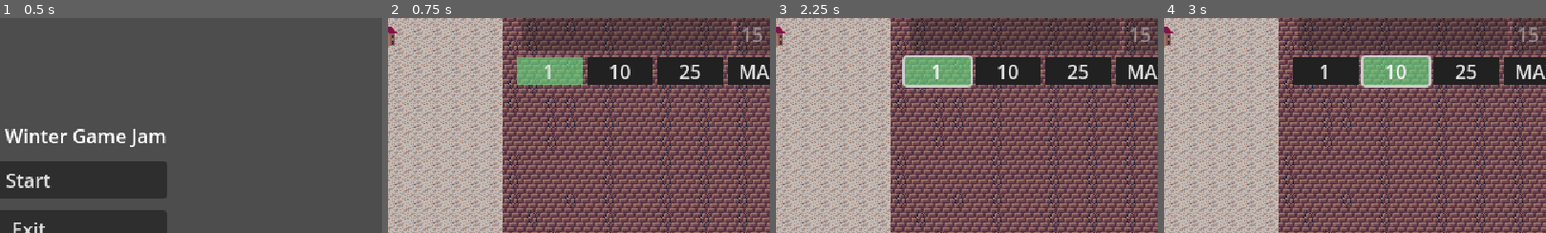
Above: before the commit, frames 1-4 (left to right).
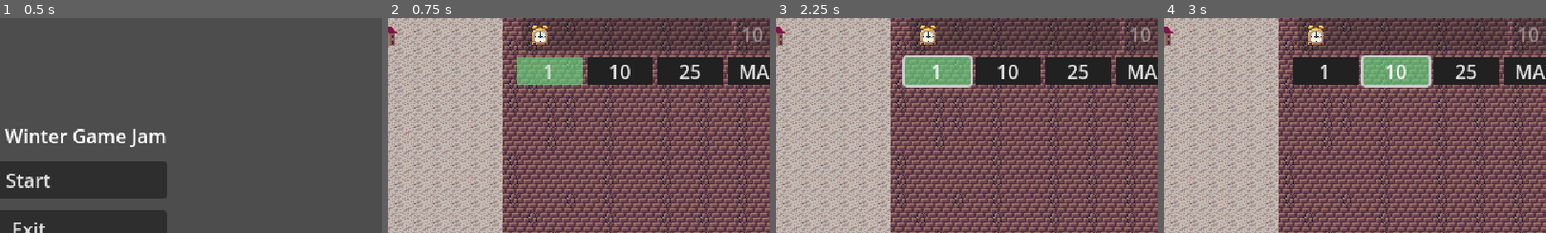
Above: after the commit, the same moments.

Repository: hostdos/WGJ25
Game: Godot game, scene res://scenes/main_menu.tscn
The game is run twice, just before and just after one commit, with the same random seed, the same clock (stepped at 60 frames per second) and the same inputs.
Inputs:
- Up to frame 1 (0.5 s): no input
- Up to frame 2 (0.75 s): click "Start" at 0.5 s
- Up to frame 3 (2.25 s): click "Chicken" at 1.25 s; click "1" at 2 s
- Up to frame 4 (3 s): click "10" at 2.75 s
The pictures show only the part of the screen within x 46-96%, y 11-61%; the shares and areas given below are measured in that part.

Frame 1 is identical in both runs. In frame 2, 0.4% of the frame differs, in the area x 37-98%, y 3-13%; in frame 3, 0.4%; in frame 4, 0.4%.

Commit message:
improved idle upgrades

Diff:
--- a/toy-box-25/scenes/ui/chicken_ui.tscn
+++ /dev/null
@@ -1,31 +0,0 @@
-[gd_scene load_steps=4 format=3 uid="uid://67ysjchvak2q"]
-
-[ext_resource type="Texture2D" uid="uid://47215jx62oat" path="res://assets/tbj2_sprites_16x16_V4_transp.png" id="1_64ri3"]
-
-[sub_resource type="AtlasTexture" id="AtlasTexture_bma8u"]
-atlas = ExtResource("1_64ri3")
-region = Rect2(48, 224, 16, 16)
-
-[sub_resource type="SpriteFrames" id="SpriteFrames_fct72"]
-animations = [{
-"frames": [{
-"duration": 1.0,
-"texture": SubResource("AtlasTexture_bma8u")
-}],
-"loop": true,
-"name": &"default",
-"speed": 5.0
-}]
-
-[node name="ChickenUi" type="SubViewportContainer"]
-
-[node name="SubViewport" type="SubViewport" parent="."]
-transparent_bg = true
-handle_input_locally = false
-size = Vector2i(25, 30)
-render_target_update_mode = 4
-
-[node name="AnimatedSprite2D" type="AnimatedSprite2D" parent="SubViewport"]
-sprite_frames = SubResource("SpriteFrames_fct72")
-centered = false
-offset = Vector2(5, 7)
--- a/toy-box-25/scenes/ui/game_ui.tscn
+++ b/toy-box-25/scenes/ui/game_ui.tscn
@@ -1,9 +1,25 @@
-[gd_scene load_steps=5 format=3 uid="uid://bpdralphsr6of"]
+[gd_scene load_steps=8 format=3 uid="uid://bpdralphsr6of"]
 
 [ext_resource type="Script" uid="uid://bqt7jb00m8ww0" path="res://scenes/ui/game_ui.gd" id="1_yubou"]
-[ext_resource type="PackedScene" uid="uid://67ysjchvak2q" path="res://scenes/ui/chicken_ui.tscn" id="2_bma8u"]
+[ext_resource type="PackedScene" uid="uid://67ysjchvak2q" path="res://scenes/ui/image_in_ui.tscn" id="2_bma8u"]
+[ext_resource type="Texture2D" uid="uid://47215jx62oat" path="res://assets/tbj2_sprites_16x16_V4_transp.png" id="2_xjfbv"]
 [ext_resource type="PackedScene" uid="uid://crfmmhl0m68in" path="res://scenes/abstracts/abstract_button.tscn" id="3_bma8u"]
 [ext_resource type="PackedScene" uid="uid://bhych1t000vfl" path="res://scenes/ui/idle_upgrade.tscn" id="4_fct72"]
+
+[sub_resource type="AtlasTexture" id="AtlasTexture_bma8u"]
+atlas = ExtResource("2_xjfbv")
+region = Rect2(48, 224, 16, 16)
+
+[sub_resource type="SpriteFrames" id="SpriteFrames_ru5ln"]
+animations = [{
+"frames": [{
+"duration": 1.0,
+"texture": SubResource("AtlasTexture_bma8u")
+}],
+"loop": true,
+"name": &"default",
+"speed": 5.0
+}]
 
 [node name="GameUi" type="Control"]
 custom_minimum_size = Vector2(240, 360)
@@ -27,8 +43,13 @@
 [node name="HBoxContainer" type="HBoxContainer" parent="MarginContainer/VBoxContainer"]
 layout_mode = 2
 
-[node name="ChickenUi" parent="MarginContainer/VBoxContainer/HBoxContainer" instance=ExtResource("2_bma8u")]
+[node name="ImageInUi" parent="MarginContainer/VBoxContainer/HBoxContainer" instance=ExtResource("2_bma8u")]
 layout_mode = 2
+
+[node name="Chicken" type="AnimatedSprite2D" parent="MarginContainer/VBoxContainer/HBoxContainer/ImageInUi"]
+sprite_frames = SubResource("SpriteFrames_ru5ln")
+centered = false
+offset = Vector2(5, 7)
 
 [node name="AmountChickens" type="Label" parent="MarginContainer/VBoxContainer/HBoxContainer"]
 unique_name_in_owner = true
@@ -43,7 +64,6 @@
 
 [node name="IdleUpgrade" parent="MarginContainer/VBoxContainer" instance=ExtResource("4_fct72")]
 layout_mode = 2
-chickens_needed = 15
 
 [node name="HBoxContainer2" type="HBoxContainer" parent="MarginContainer/VBoxContainer"]
 layout_mode = 2
--- a/toy-box-25/scenes/ui/idle_upgrade.gd
+++ b/toy-box-25/scenes/ui/idle_upgrade.gd
@@ -1,6 +1,6 @@
 extends HBoxContainer
 
-@export var chickens_needed: int
+var chickens_needed: int = 10
 
 var idle_upgrade_level: int = 0
 
@@ -9,6 +9,7 @@
 	GameManager.amount_chickens_changed.connect(_update_ui)
 	%UpgradeButton.pressed.connect(_on_upgrade_button_clicked)
 	%Timer.timeout.connect(_on_timer_timeout)
+	_update_chickens_needed()
 
 func _process(delta):
 	if %Timer.time_left > 0:
@@ -24,10 +25,15 @@
 		_on_idle_upgrade_level_changed()
 
 func _on_idle_upgrade_level_changed():
-	%Timer.wait_time = 9.0
+	%Timer.wait_time = 5
 	if %Timer.is_stopped():
 		%Timer.start()
-
+	_update_chickens_needed()
+	%LevelLabel.text = str(idle_upgrade_level)
 
 func _on_timer_timeout():
 	GameManager.amount_chickens = GameManager.amount_chickens + idle_upgrade_level
+
+func _update_chickens_needed():
+	chickens_needed = 10 + idle_upgrade_level * 5
+	%UpgradeButton.text = str(chickens_needed) + "     "
--- a/toy-box-25/scenes/ui/idle_upgrade.tscn
+++ b/toy-box-25/scenes/ui/idle_upgrade.tscn
@@ -1,8 +1,39 @@
-[gd_scene load_steps=4 format=3 uid="uid://bhych1t000vfl"]
+[gd_scene load_steps=9 format=3 uid="uid://bhych1t000vfl"]
 
 [ext_resource type="Script" uid="uid://bstwhfpyscf0u" path="res://scenes/ui/idle_upgrade.gd" id="1_s6dng"]
 [ext_resource type="PackedScene" uid="uid://crfmmhl0m68in" path="res://scenes/abstracts/abstract_button.tscn" id="1_v7y6t"]
-[ext_resource type="PackedScene" uid="uid://67ysjchvak2q" path="res://scenes/ui/chicken_ui.tscn" id="2_s6dng"]
+[ext_resource type="PackedScene" uid="uid://67ysjchvak2q" path="res://scenes/ui/image_in_ui.tscn" id="2_s6dng"]
+[ext_resource type="Texture2D" uid="uid://47215jx62oat" path="res://assets/tbj2_sprites_16x16_V4_transp.png" id="4_4aqp3"]
+
+[sub_resource type="AtlasTexture" id="AtlasTexture_4aqp3"]
+atlas = ExtResource("4_4aqp3")
+region = Rect2(0, 224, 16, 16)
+
+[sub_resource type="SpriteFrames" id="SpriteFrames_smbas"]
+animations = [{
+"frames": [{
+"duration": 1.0,
+"texture": SubResource("AtlasTexture_4aqp3")
+}],
+"loop": true,
+"name": &"default",
+"speed": 5.0
+}]
+
+[sub_resource type="AtlasTexture" id="AtlasTexture_bma8u"]
+atlas = ExtResource("4_4aqp3")
+region = Rect2(48, 224, 16, 16)
+
+[sub_resource type="SpriteFrames" id="SpriteFrames_1bmyd"]
+animations = [{
+"frames": [{
+"duration": 1.0,
+"texture": SubResource("AtlasTexture_bma8u")
+}],
+"loop": true,
+"name": &"default",
+"speed": 5.0
+}]
 
 [node name="IdleUpgrade" type="HBoxContainer"]
 script = ExtResource("1_s6dng")
@@ -18,16 +49,39 @@
 max_value = 1.0
 show_percentage = false
 
+[node name="LevelLabel" type="Label" parent="ProgressBar"]
+unique_name_in_owner = true
+layout_mode = 0
+offset_left = 26.0
+offset_top = 4.0
+offset_right = 84.0
+offset_bottom = 27.0
+
+[node name="ImageInUi" parent="ProgressBar" instance=ExtResource("2_s6dng")]
+layout_mode = 0
+offset_left = 16.0
+offset_top = 16.0
+offset_right = 41.0
+offset_bottom = 46.0
+
+[node name="AnimatedSprite2D" type="AnimatedSprite2D" parent="ProgressBar/ImageInUi"]
+sprite_frames = SubResource("SpriteFrames_smbas")
+
 [node name="UpgradeButton" parent="." instance=ExtResource("1_v7y6t")]
 unique_name_in_owner = true
 layout_mode = 2
 text = "15     "
 
-[node name="ChickenUi" parent="UpgradeButton" instance=ExtResource("2_s6dng")]
+[node name="ImageInUi2" parent="UpgradeButton" instance=ExtResource("2_s6dng")]
 layout_direction = 3
 layout_mode = 0
 offset_right = 25.0
 offset_bottom = 30.0
 
+[node name="Chicken" type="AnimatedSprite2D" parent="UpgradeButton/ImageInUi2"]
+sprite_frames = SubResource("SpriteFrames_1bmyd")
+centered = false
+offset = Vector2(5, 7)
+
 [node name="Timer" type="Timer" parent="."]
 unique_name_in_owner = true
--- /dev/null
+++ b/toy-box-25/scenes/ui/image_in_ui.tscn
@@ -0,0 +1,9 @@
+[gd_scene format=3 uid="uid://67ysjchvak2q"]
+
+[node name="ImageInUi" type="SubViewportContainer"]
+
+[node name="SubViewport" type="SubViewport" parent="."]
+transparent_bg = true
+handle_input_locally = false
+size = Vector2i(25, 30)
+render_target_update_mode = 4
